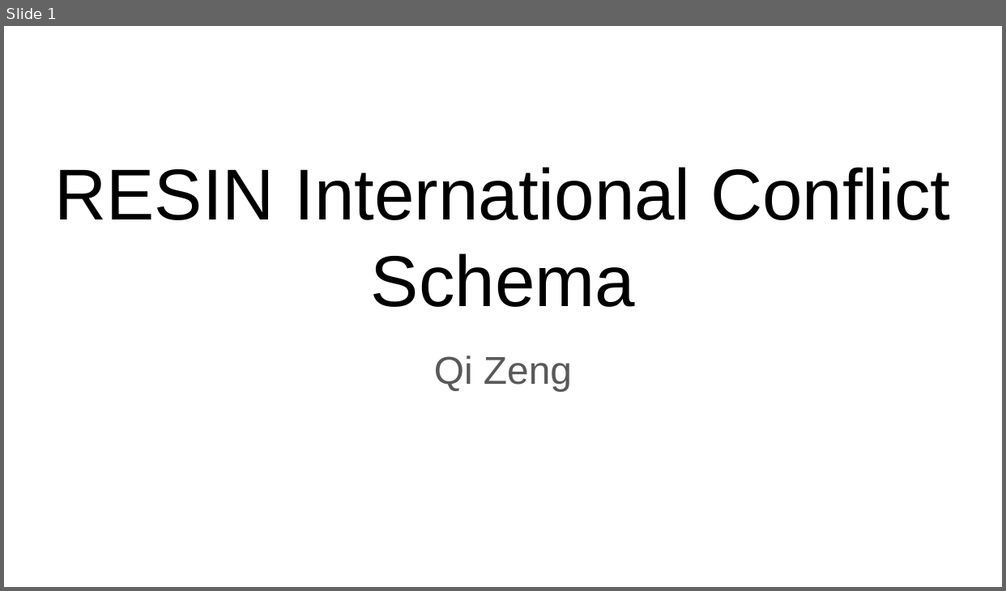
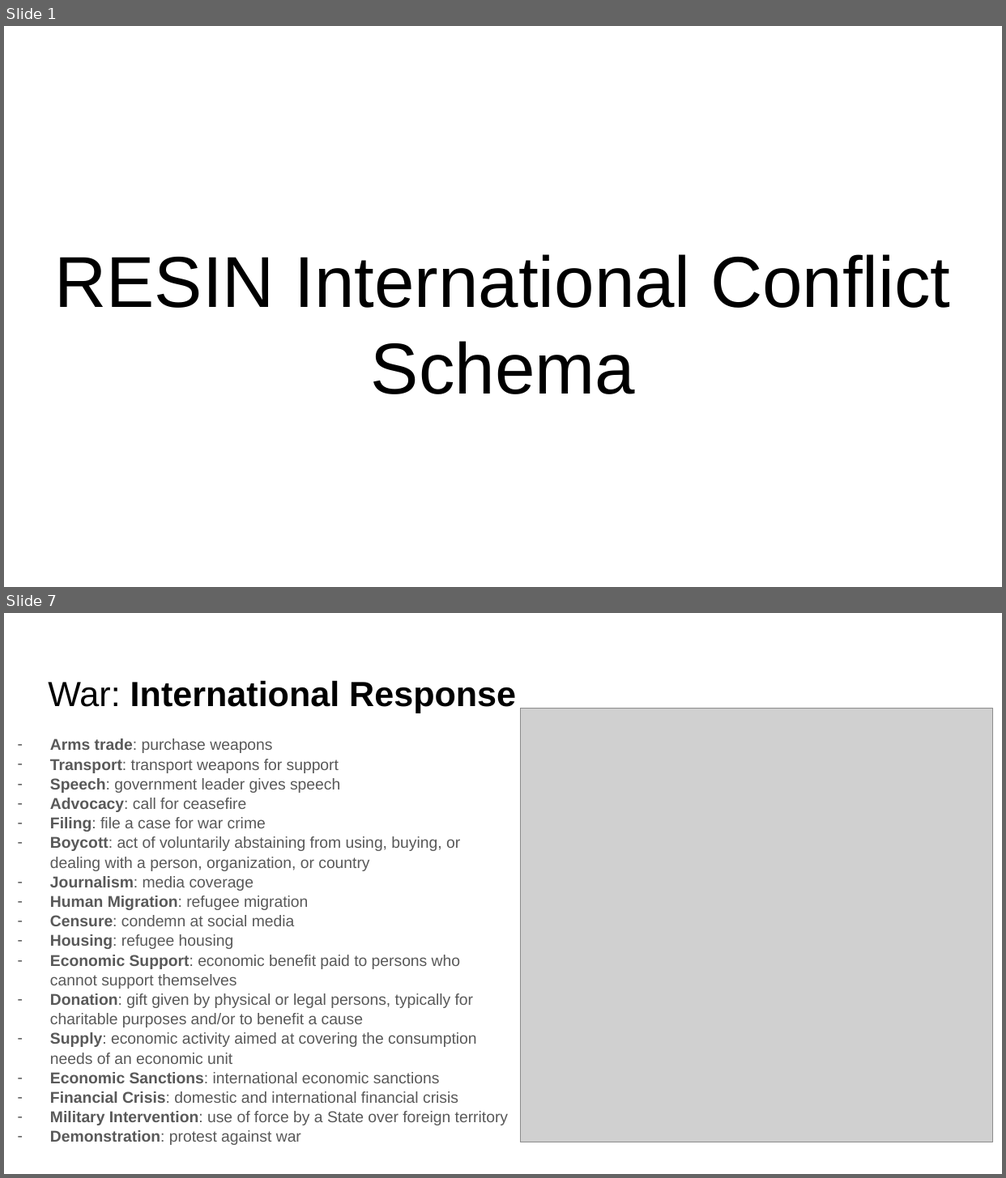
Before and after one commit to RESIN-KAIROS/schemalib, a slide deck: hrf/international_conflict.pptx. Shown one above the other, each under a label of ours: slide 1 before the commit, slides 1 and 7 after it; the slides between them are not shown. The pictures are 1006x591 and 1006x1178 pixels, drawn with LibreOffice and Linux fonts; fonts in the diff are those of the drawing; grey boxes stand for pictures. Boxes give left, top, right and bottom in pixels: in the first picture for what was removed or moved away, otherwise in the second. Text is boxed around its words. In the diff, an @@ line names an element or a change of style, - is before the commit and + after.

Commit message:
update international conflict slides

```diff
--- a/hrf/international_conflict.pptx
+++ b/hrf/international_conflict.pptx
@@ slide 7 added at (4,613,1002,1174), background #FFFFFF @@
@@ title added at (48,680,516,713), 25.2 pt, text #000000, bold @@
+War: International Response
@@ picture added at (520,708,993,1142) @@
@@ text added at (50,739,508,1145), 11.2 pt, text #595959 @@
+– Arms trade: purchase weapons
+– Transport: transport weapons for support
+– Speech: government leader gives speech
+– Advocacy: call for ceasefire
+– Filing: file a case for war crime
+– Boycott: act of voluntarily abstaining from using, buying, or dealing with a person, organization, or country
+– Journalism: media coverage
+– Human Migration: refugee migration
+– Censure: condemn at social media
+– Housing: refugee housing
+– Economic Support: economic benefit paid to persons who cannot support themselves
+– Donation: gift given by physical or legal persons, typically for charitable purposes and/or to benefit a cause
+– Supply: economic activity aimed at covering the consumption needs of an economic unit
+– Economic Sanctions: international economic sanctions
+– Financial Crisis: domestic and international financial crisis
+– Military Intervention: use of force by a State over foreign territory
+– Demonstration: protest against war
@@ slide 1 changed as well @@
@@ title "RESIN International Conflict Schema": place and size @@
-title "RESIN International Conflict Schema" at (55,167,950,307)
+title "RESIN International Conflict Schema" at (55,254,950,395)
@@ subtitle removed at (434,356,572,391) @@
-Qi Zeng
```
Also in this commit, not shown: 1 other slide changed, 7 other slides added, 2 slides removed.
